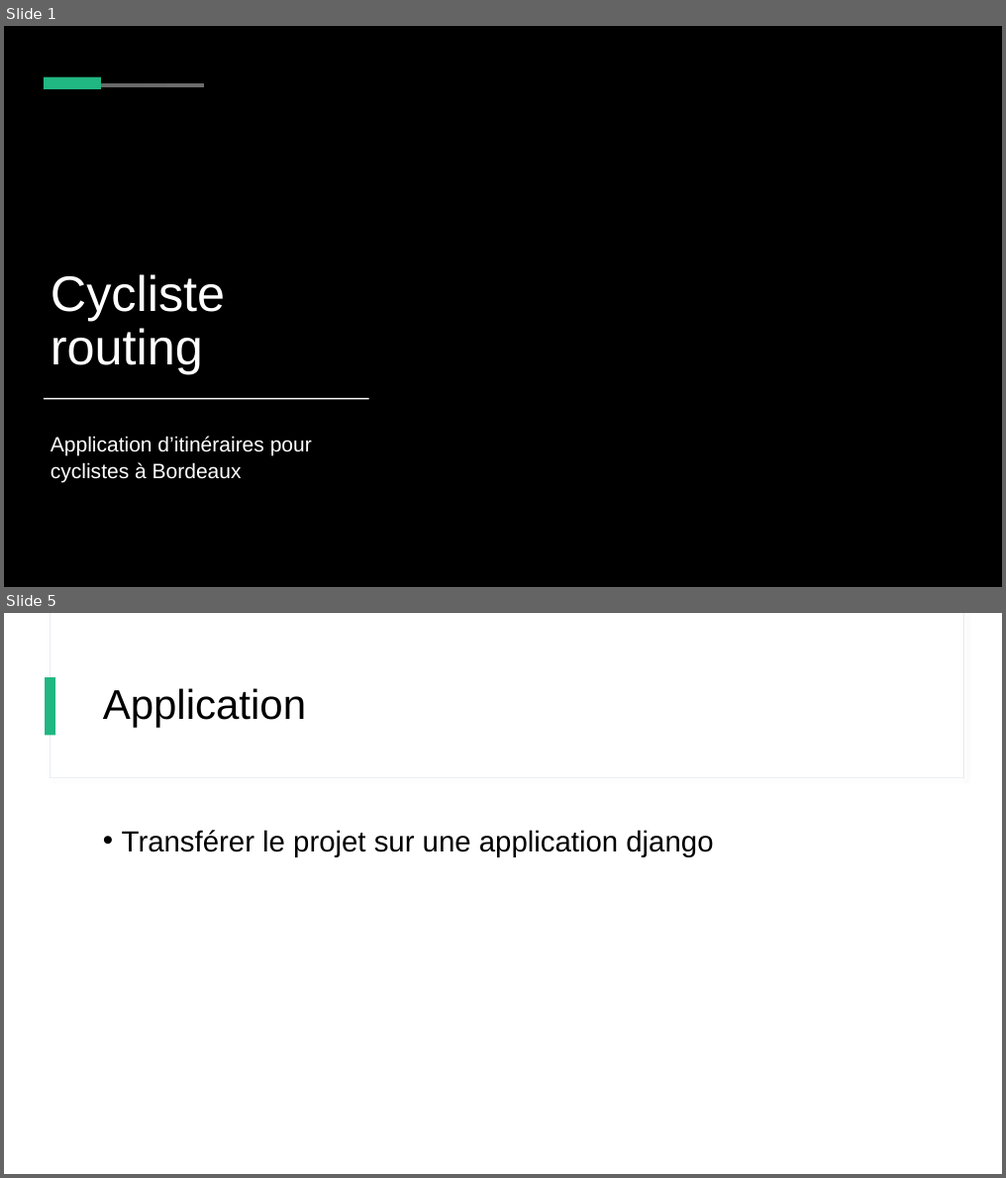
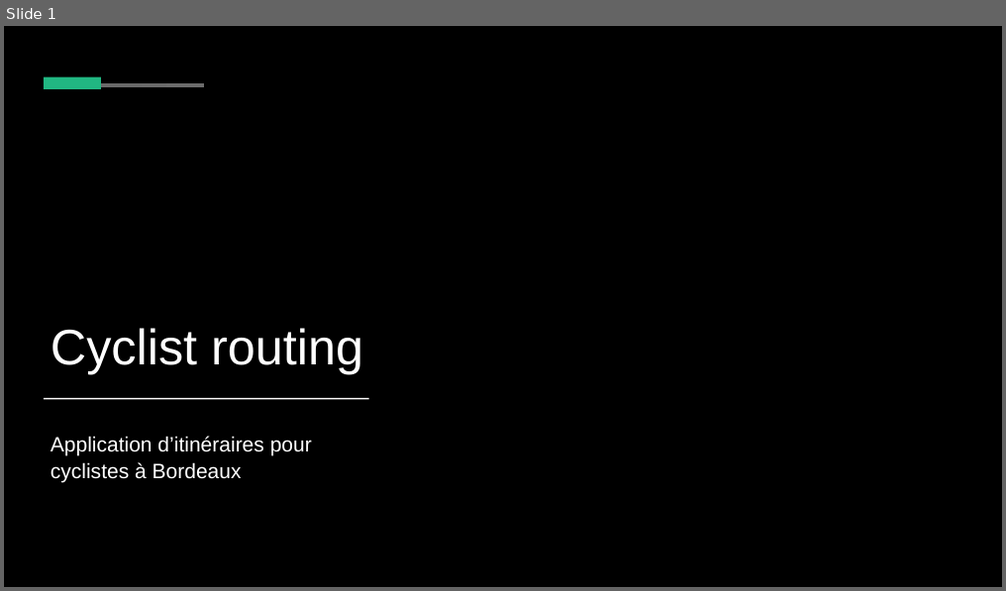
Before and after one commit to leo-grandmorcel/cyclist-bordeaux-routing, a slide deck: shortpres.pptx. Shown one above the other, each under a label of ours: slides 1 and 5 before the commit, slide 1 after it; the slides between them are not shown. The pictures are 1006x1178 and 1006x591 pixels, drawn with LibreOffice and Linux fonts; fonts in the diff are those of the drawing; background and template pictures are left out. Boxes give left, top, right and bottom in pixels: in the first picture for what was removed or moved away, otherwise in the second. Text is boxed around its words. In the diff, an @@ line names an element or a change of style, - is before the commit and + after.

```diff
--- a/shortpres.pptx
+++ b/shortpres.pptx
@@ slide 5 removed at <box>4,613,1002,1174</box>, background #FFFFFF @@
@@ rectangle removed at <box>50,613,963,778</box> @@
@@ rectangle removed at <box>51,613,963,777</box> @@
@@ rectangle removed at <box>46,677,55,735</box> @@
@@ title removed at <box>103,688,306,728</box> @@
-Application
@@ text removed at <box>122,830,713,858</box> @@
-• Transférer le projet sur une application django
@@ slide 1 changed as well @@
@@ title at <box>51,328,363,374</box>: text changed @@
-Cycliste routing
+Cyclist routing
```
Also in this commit, not shown: 2 other slides changed, 6 slides added, 1 other slide removed, 1 other file.
